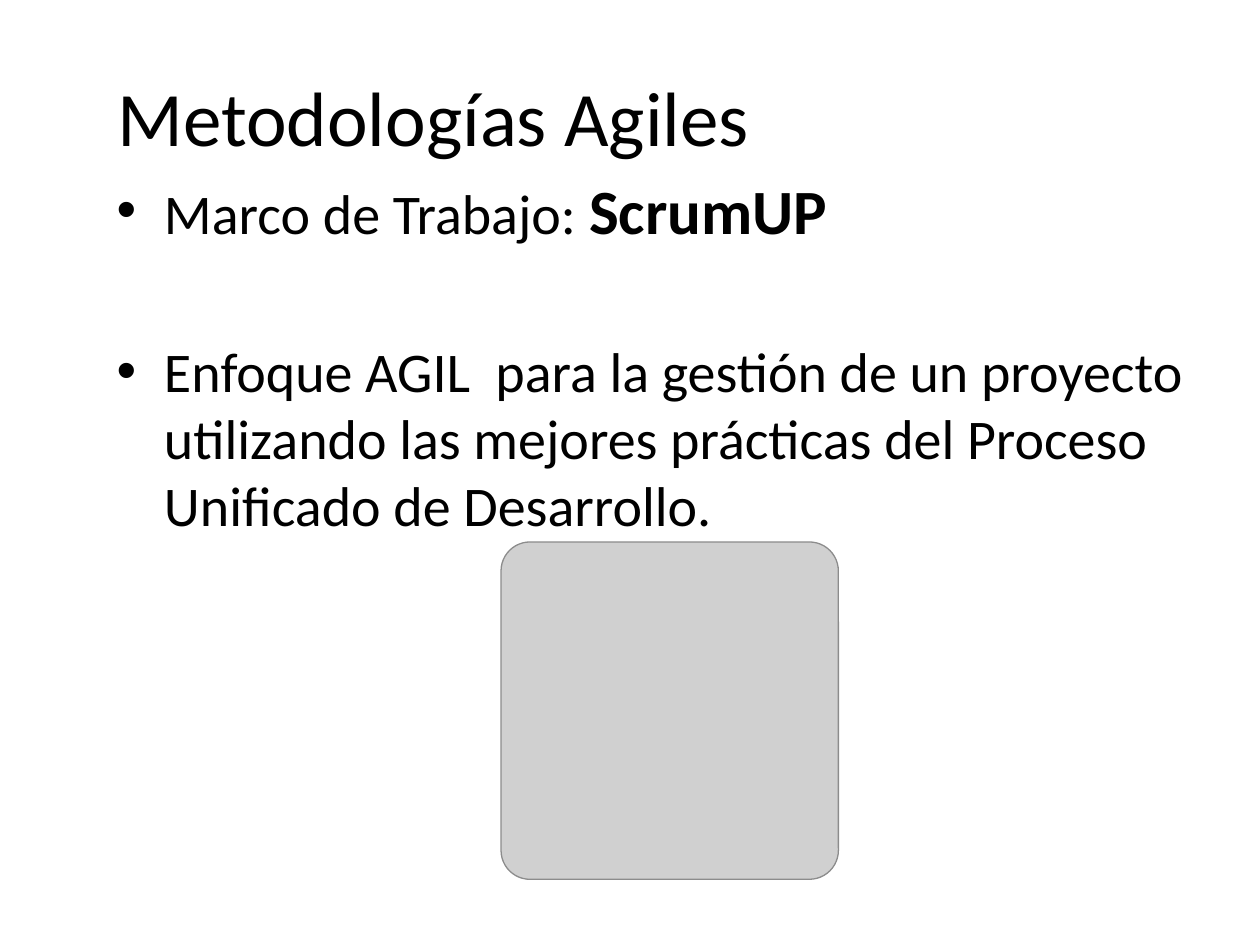
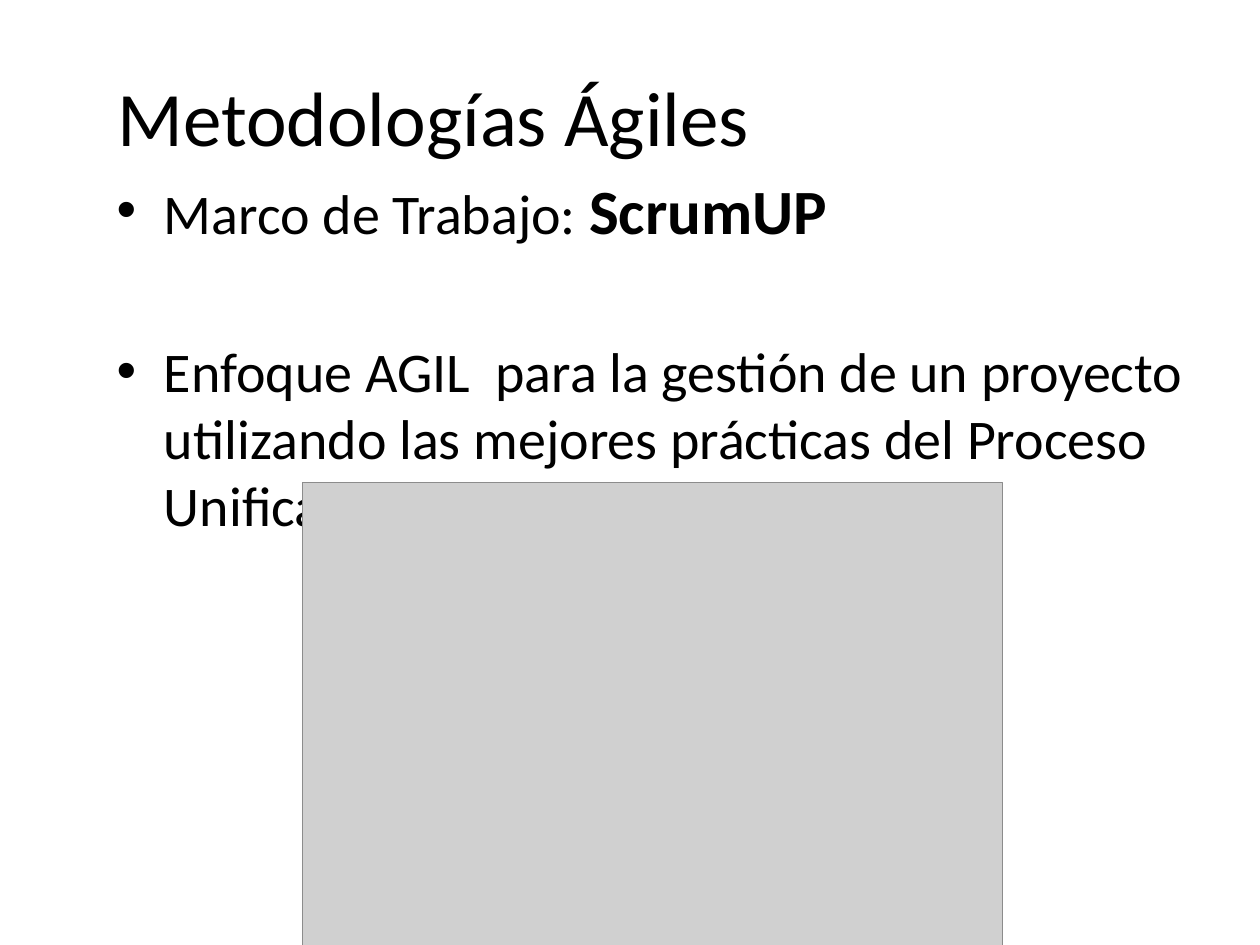
Before and after one commit to martinherr3/blpm, a slide deck: slide 17 of Docs/01-Relevamiento Inicial/Presentacion/PrimeraExposicion - Resumida.pptx (slide 12 before the commit). Drawn at 1260x945 pixels with LibreOffice and Linux fonts; fonts in the diff are those of the drawing; grey boxes stand for pictures; background and template pictures are left out. Boxes give left, top, right and bottom in pixels: in the first picture for what was removed or moved away, otherwise in the second. Text is boxed around its words. In the diff, an @@ line names an element or a change of style, - is before the commit and + after.

```diff
--- a/Docs/01-Relevamiento Inicial/Presentacion/PrimeraExposicion - Resumida.pptx
+++ b/Docs/01-Relevamiento Inicial/Presentacion/PrimeraExposicion - Resumida.pptx
@@ title at (118,82,748,160): text changed @@
-Metodologías Agiles
+Metodologías Ágiles
@@ picture added at (302,483,1003,945) @@
@@ picture removed at (501,542,839,879) @@
```
Also in this commit, not shown: 6 other slides changed, 6 slides added, 1 slide removed.
